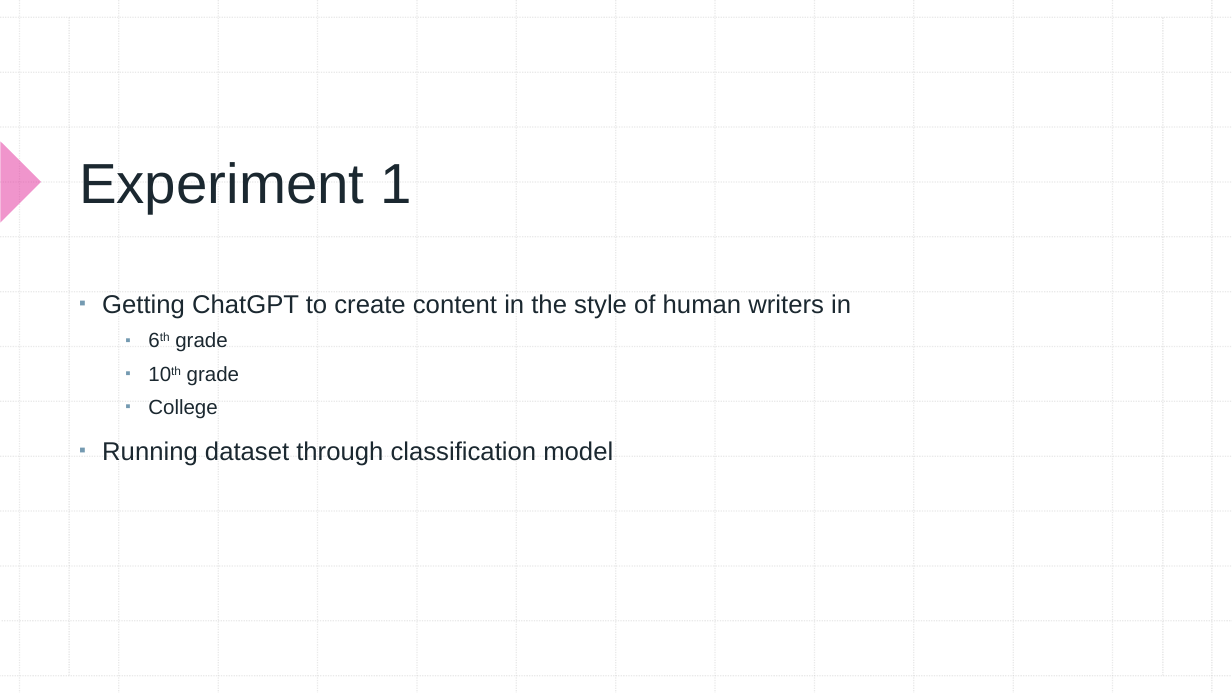
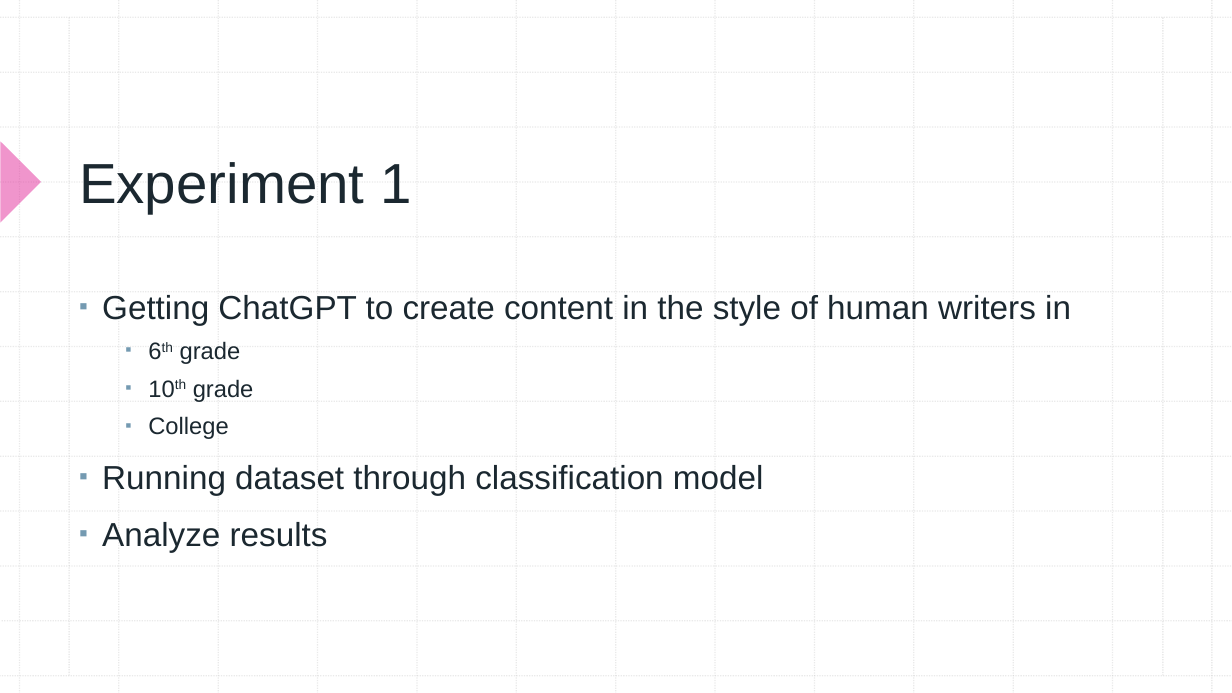
Before and after one commit to aaronomics/grad, a slide deck: slide 10 of AWEISS EMU GRC Presentation.pptx (slide 9 before the commit). Drawn at 1232x693 pixels with LibreOffice and Linux fonts; fonts in the diff are those of the drawing. Boxes give left, top, right and bottom in pixels: in the first picture for what was removed or moved away, otherwise in the second. Text is boxed around its words. In the diff, an @@ line names an element or a change of style, - is before the commit and + after.

```diff
--- a/AWEISS EMU GRC Presentation.pptx
+++ b/AWEISS EMU GRC Presentation.pptx
@@ text at <box>102,295,1071,496</box>: size 20 to 25.9 pt in "Getting ChatGPT to create content in the ...", "Running dataset through classification model"; size 16 to 18.5 pt in "6th grade", "10th grade", "College" @@
@@ text at <box>102,522,328,552</box>: paragraph added @@
+▪ Analyze results
```
Also in this commit, not shown: 6 other slides changed, 5 slides added, 2 slides removed, 5 other files.
